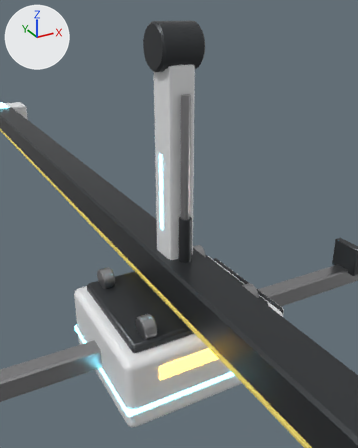
A saved change to the glTF model assets/models/robots/sorter.glb.
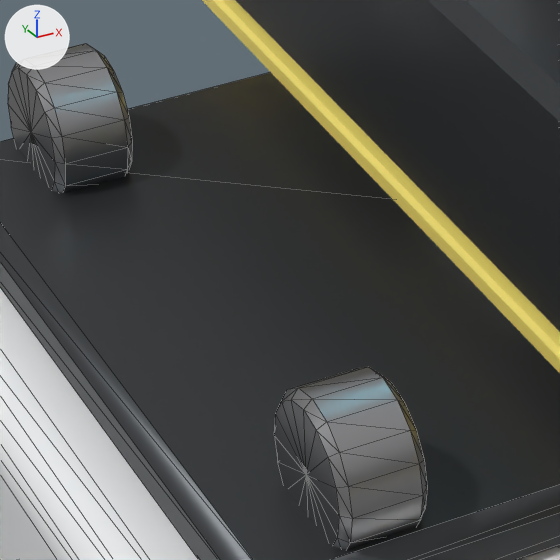
Each version is shown whole from a 50 mm lens placed at (-1.688, -3.142, 2.549), pointed at (0.054, 0.024, 0.966), then close up on the part from 27% to 49% of the width and 58% to 76% of the height. Lighting does not change. The marker at upper left points along +X, +Y and +Z. The last two pictures show the newer version. The close-ups show mesh edges as thin lines.

In view in the first close-up: 'bridge', 'carriage'.
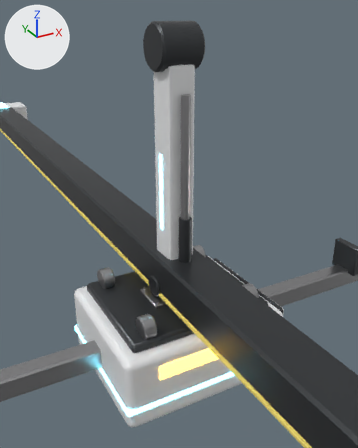
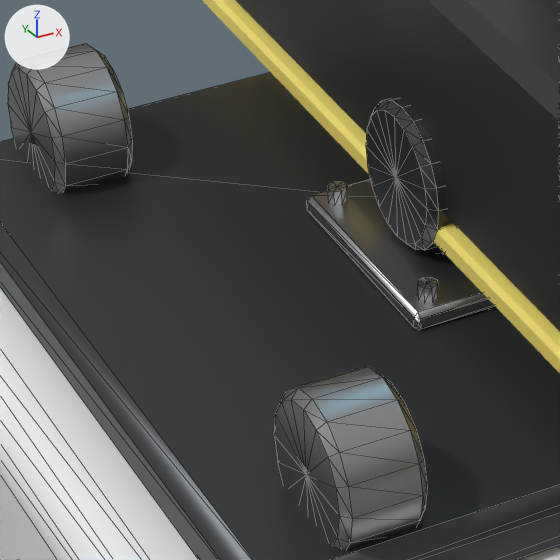
What differs and where, as boxes (x1, y1, x2, y2) in the close-ups (560 x 560 px):
'carriage_motor', added: after (307, 98, 496, 330)
    faces in mat_steel (grey #adadaf): (307, 179, 496, 330)
    faces in mat_dark (dark grey #45484b): (366, 98, 457, 254)

The change, as a diff of the scene's bpy script:
```diff
--- a/assets/models/robots/sorter.glb.py
+++ b/assets/models/robots/sorter.glb.py
@@ mat_red @@
+mat_red = principled_material('Red')
+mat_red.base_color = (0.5, 0.06, 0.04)  # red #bc4538
+mat_red.roughness = 0.6
@@ me_carriage_motor @@
+me_carriage_motor.from_pydata(...)  # 434 vertices, 812 faces; spans x -0.25..0.25, y -0.15..0.15, z -0.112..0.1
+# faces by material slot: [172, 560, 44, 12, 24]
+me_carriage_motor.materials.append(mat_steel)  # grey #adadaf
+me_carriage_motor.materials.append(mat_dark)  # dark grey #45484b
+me_carriage_motor.materials.append(mat_shell)  # white #ecedef
+me_carriage_motor.materials.append(mat_warn)  # yellow #f3cb59, glowing orange #ffc44b
+me_carriage_motor.materials.append(mat_red)  # red #bc4538
@@ ob_carriage_motor @@
+ob_carriage_motor = bpy.data.objects.new('carriage_motor', me_carriage_motor)
+ob_carriage_motor.location = (0.0, 0.0, 0.48)
```
